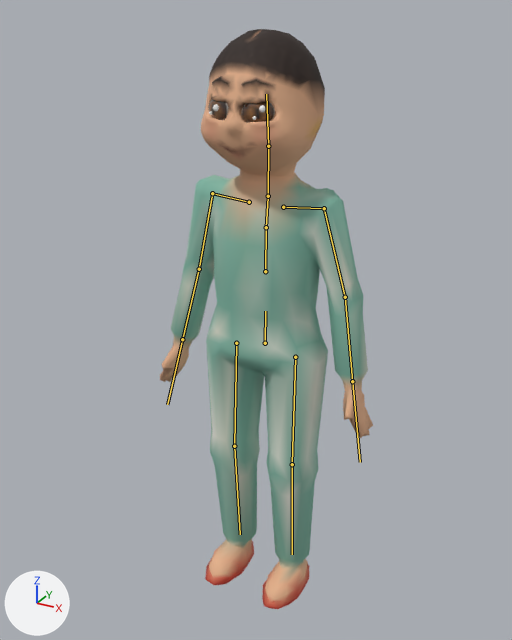
An edit to the glTF model assets/models/nguoi/chithu.glb, drawn before and after from the same camera.
The view is the same before and after, from a 50 mm lens placed at (0.8, -1.507, 1.577), pointed at (-0.01, -0.034, 0.84). Every picture has the same lights, and +X, +Y and +Z are marked at lower left. The first picture is the older version. The bones that change, and the others that lie on the model, are drawn over the model as lines.

In view in the first picture: 'Nguoi_chithu'.
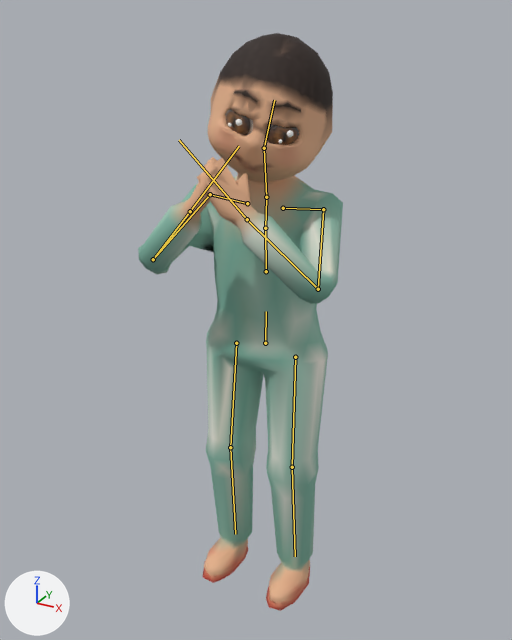
The newer file adds an action. The first version stands in its rest pose; the second is drawn at frame 2 of the action 'chup_chung'.

Patch to the scene script:
```diff
--- a/assets/models/nguoi/chithu.glb.py
+++ b/assets/models/nguoi/chithu.glb.py
@@ bone_spine @@
 bone_spine = bpy.data.objects['NguoiRig'].pose.bones['spine']  # child of 'hips'
-bone_spine.rotation_quaternion = (1.0, 0.0, 0.0, 0.0)  # degrees (0, 0, 0)
+bone_spine.rotation_quaternion = (1.0, 0.023, 0.0, 0.001)  # degrees (3, 0, 0)
@@ bone_chest @@
 bone_chest = bpy.data.objects['NguoiRig'].pose.bones['chest']  # child of 'spine'
-bone_chest.rotation_quaternion = (1.0, 0.0, 0.0, 0.0)  # degrees (0, 0, 0)
+bone_chest.rotation_quaternion = (1.0, 0.007, 0.012, 0.0)  # degrees (1, 1, 0)
@@ bone_upperarm_l @@
 bone_upperarm_l = bpy.data.objects['NguoiRig'].pose.bones['upperarm.L']  # child of 'clav.L'
-bone_upperarm_l.rotation_quaternion = (1.0, 0.0, 0.0, 0.0)  # degrees (0, 0, 0)
+bone_upperarm_l.rotation_quaternion = (0.874, -0.48, 0.0, -0.074)  # degrees (-57, -4, -7)
@@ bone_forearm_l @@
 bone_forearm_l = bpy.data.objects['NguoiRig'].pose.bones['forearm.L']  # child of 'upperarm.L'
-bone_forearm_l.rotation_quaternion = (1.0, 0.0, 0.0, 0.0)  # degrees (0, 0, 0)
+bone_forearm_l.rotation_quaternion = (0.632, -0.716, 0.0, 0.297)  # degrees (-92, 25, 25)
@@ bone_hand_l @@
 bone_hand_l = bpy.data.objects['NguoiRig'].pose.bones['hand.L']  # child of 'forearm.L'
-bone_hand_l.rotation_quaternion = (1.0, 0.0, 0.0, 0.0)  # degrees (0, 0, 0)
+bone_hand_l.rotation_quaternion = (0.995, -0.052, 0.087, 0.005)  # degrees (-6, 10, 0)
@@ bone_upperarm_r @@
 bone_upperarm_r = bpy.data.objects['NguoiRig'].pose.bones['upperarm.R']  # child of 'clav.R'
-bone_upperarm_r.rotation_quaternion = (1.0, 0.0, 0.0, 0.0)  # degrees (0, 0, 0)
+bone_upperarm_r.rotation_quaternion = (0.874, -0.48, 0.0, 0.074)  # degrees (-57, 4, 7)
@@ bone_forearm_r @@
 bone_forearm_r = bpy.data.objects['NguoiRig'].pose.bones['forearm.R']  # child of 'upperarm.R'
-bone_forearm_r.rotation_quaternion = (1.0, 0.0, 0.0, 0.0)  # degrees (0, 0, 0)
+bone_forearm_r.rotation_quaternion = (0.632, -0.716, 0.0, -0.297)  # degrees (-92, -25, -25)
@@ bone_hand_r @@
 bone_hand_r = bpy.data.objects['NguoiRig'].pose.bones['hand.R']  # child of 'forearm.R'
-bone_hand_r.rotation_quaternion = (1.0, 0.0, 0.0, 0.0)  # degrees (0, 0, 0)
+bone_hand_r.rotation_quaternion = (0.995, -0.052, -0.087, -0.005)  # degrees (-6, -10, 0)
@@ bone_neck @@
 bone_neck = bpy.data.objects['NguoiRig'].pose.bones['neck']  # child of 'chest'
-bone_neck.rotation_quaternion = (1.0, 0.0, 0.0, 0.0)  # degrees (0, 0, 0)
+bone_neck.rotation_quaternion = (0.999, 0.034, 0.025, -0.001)  # degrees (4, 3, 0)
@@ bone_head @@
 bone_head = bpy.data.objects['NguoiRig'].pose.bones['head']  # child of 'neck'
-bone_head.rotation_quaternion = (1.0, 0.0, 0.0, 0.0)  # degrees (0, 0, 0)
+bone_head.rotation_quaternion = (0.985, 0.004, 0.092, -0.146)  # degrees (-1, 10, -17)
@@ bone_thigh_l @@
 bone_thigh_l = bpy.data.objects['NguoiRig'].pose.bones['thigh.L']  # child of 'hips'
-bone_thigh_l.rotation_quaternion = (1.0, 0.0, 0.0, 0.0)  # degrees (0, 0, 0)
+bone_thigh_l.rotation_quaternion = (1.0, -0.017, 0.0, -0.009)  # degrees (-2, 0, -1)
@@ bone_shin_l @@
 bone_shin_l = bpy.data.objects['NguoiRig'].pose.bones['shin.L']  # child of 'thigh.L'
-bone_shin_l.rotation_quaternion = (1.0, 0.0, 0.0, 0.0)  # degrees (0, 0, 0)
+bone_shin_l.rotation_quaternion = (1.0, 0.026, 0.0, 0.0)  # degrees (3, 0, 0)
@@ bone_thigh_r @@
 bone_thigh_r = bpy.data.objects['NguoiRig'].pose.bones['thigh.R']  # child of 'hips'
-bone_thigh_r.rotation_quaternion = (1.0, 0.0, 0.0, 0.0)  # degrees (0, 0, 0)
+bone_thigh_r.rotation_quaternion = (1.0, -0.019, 0.0, 0.009)  # degrees (-2, 0, 1)
@@ bone_shin_r @@
 bone_shin_r = bpy.data.objects['NguoiRig'].pose.bones['shin.R']  # child of 'thigh.R'
-bone_shin_r.rotation_quaternion = (1.0, 0.0, 0.0, 0.0)  # degrees (0, 0, 0)
+bone_shin_r.rotation_quaternion = (1.0, 0.03, 0.0, 0.0)  # degrees (3, 0, 0)
```

Location of each change, (x1, y1, x2, y2) in pixels of the pictures (512 x 640 px):
'Nguoi_chithu', posed
    before: (160, 29, 373, 609)
    after: (138, 33, 343, 611)
bone 'spine', root to tip
    before: (265, 271) to (266, 227)
    after: (266, 271) to (265, 228)
bone 'chest', root to tip
    before: (266, 227) to (268, 197)
    after: (265, 228) to (266, 198)
bone 'upperarm.L', root to tip
    before: (324, 208) to (345, 297)
    after: (323, 209) to (318, 289)
bone 'forearm.L', root to tip
    before: (345, 297) to (352, 381)
    after: (318, 289) to (247, 219)
bone 'hand.L', root to tip
    before: (352, 381) to (360, 462)
    after: (247, 219) to (179, 140)
bone 'upperarm.R', root to tip
    before: (212, 193) to (199, 269)
    after: (210, 194) to (153, 259)
bone 'forearm.R', root to tip
    before: (199, 269) to (182, 339)
    after: (153, 259) to (190, 211)
bone 'hand.R', root to tip
    before: (182, 339) to (167, 404)
    after: (190, 211) to (239, 146)
bone 'neck', root to tip
    before: (268, 196) to (268, 146)
    after: (266, 197) to (264, 148)
bone 'head', root to tip
    before: (268, 146) to (266, 94)
    after: (264, 148) to (274, 100)
bone 'thigh.L', root to tip
    before: (295, 357) to (292, 464)
    after: (295, 357) to (292, 467)
bone 'shin.L', root to tip
    before: (292, 464) to (292, 554)
    after: (292, 467) to (295, 556)
bone 'thigh.R', root to tip
    before: (236, 343) to (234, 446)
    after: (236, 343) to (230, 447)
bone 'shin.R', root to tip
    before: (234, 446) to (240, 534)
    after: (230, 447) to (235, 534)
